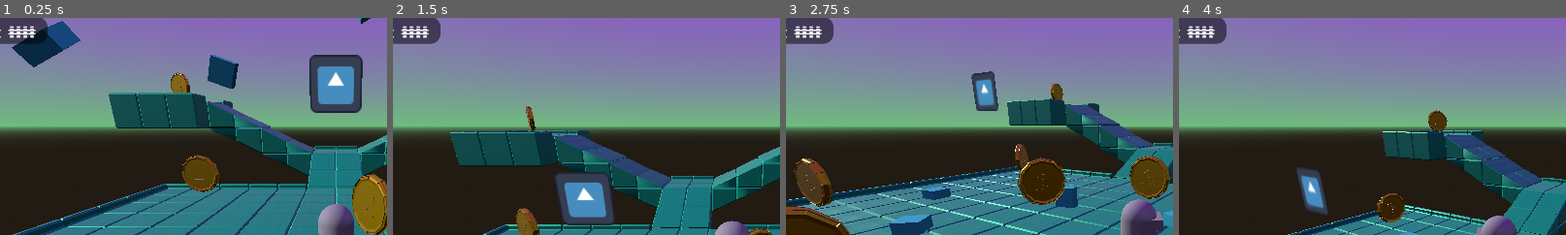
Above: before the commit, frames 1-4 (left to right).
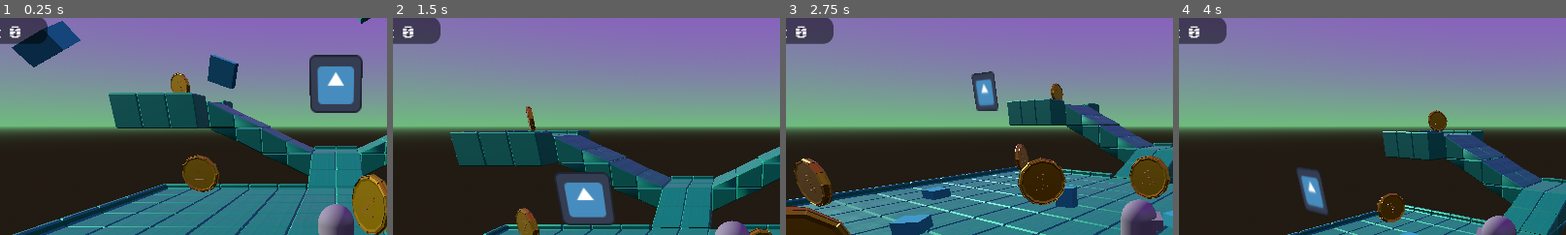
Above: after the commit, the same moments.

Repository: IsaiahMurray/3D-Platformer-Tutorial
Game: Godot game, scene res://scenes/level_1.tscn
Same seed, same stepped clock (60 frames per second), same inputs: the game is played once before the commit and once after it. The engine's default icon, where the game draws it, is replaced by a stand-in: a white triangle on a blue panel in a dark square.
Inputs:
- Up to frame 1 (0.25 s): no input
- Up to frame 2 (1.5 s): tap Enter (ui_accept) at 0.5, 0.77 s; hold Right (ui_right) 0.53-1.28 s; tap A (camera_left) at 0.6 s; hold Down (ui_down) from 1.28 s (still down); tap D (camera_right) at 1.35 s
- Up to frame 3 (2.75 s): tap Enter (ui_accept) at 1.52 s; release Down (ui_down) at 2.03 s; hold Right (ui_right) from 2.03 s (still down); tap A (camera_left) at 2.1 s
- Up to frame 4 (4 s): release Right (ui_right) at 2.78 s; hold Up (ui_up) 2.78-3.53 s; tap D (camera_right) at 2.85 s; tap Enter (ui_accept) at 3.02, 3.77 s; hold Left (ui_left) from 3.53 s (still down); tap A (camera_left) at 3.6 s
The pictures show only the part of the screen within x 7-57%, y 4-54%; the shares and areas given below are measured in that part.

The runs differ from the first frame. In frame 1, 0.2% of the frame differs, in the area x 2-10%, y 3-10%; in frame 2, 0.2%; in frame 3, 0.2%; in frame 4, 0.2%.

Commit message:
Finishing HUD

Diff:
--- a/3d-platformer-tutorial/scenes/UI/hud.gd
+++ b/3d-platformer-tutorial/scenes/UI/hud.gd
@@ -3,9 +3,11 @@
 
 # Called when the node enters the scene tree for the first time.
 func _ready() -> void:
-	pass # Replace with function body.
-
+	$CoinsLabel.text = str(0)
 
 # Called every frame. 'delta' is the elapsed time since the previous frame.
 func _process(delta: float) -> void:
 	pass
+
+func update_coin_count() -> void:
+	$CoinsLabel.text = str(Global.coins)
--- a/3d-platformer-tutorial/scenes/UI/hud.tscn
+++ b/3d-platformer-tutorial/scenes/UI/hud.tscn
@@ -1,5 +1,6 @@
-[gd_scene load_steps=4 format=3 uid="uid://d337ddpecgxuw"]
+[gd_scene load_steps=5 format=3 uid="uid://d337ddpecgxuw"]
 
+[ext_resource type="Script" path="res://scenes/UI/hud.gd" id="1_pynkq"]
 [ext_resource type="Texture2D" uid="uid://dixuyvjk0pv1" path="res://assets/Images/z_coin.png" id="1_wv0dk"]
 [ext_resource type="FontFile" uid="uid://3hmjr2darjhv" path="res://assets/Fonts/SixtyfourConvergence-Regular-VariableFont_BLED,SCAN,XELA,YELA.ttf" id="2_1qn2b"]
 
@@ -11,6 +12,7 @@
 corner_radius_bottom_left = 15
 
 [node name="HUD" type="CanvasLayer"]
+script = ExtResource("1_pynkq")
 
 [node name="Panel" type="Panel" parent="."]
 offset_left = 26.0
